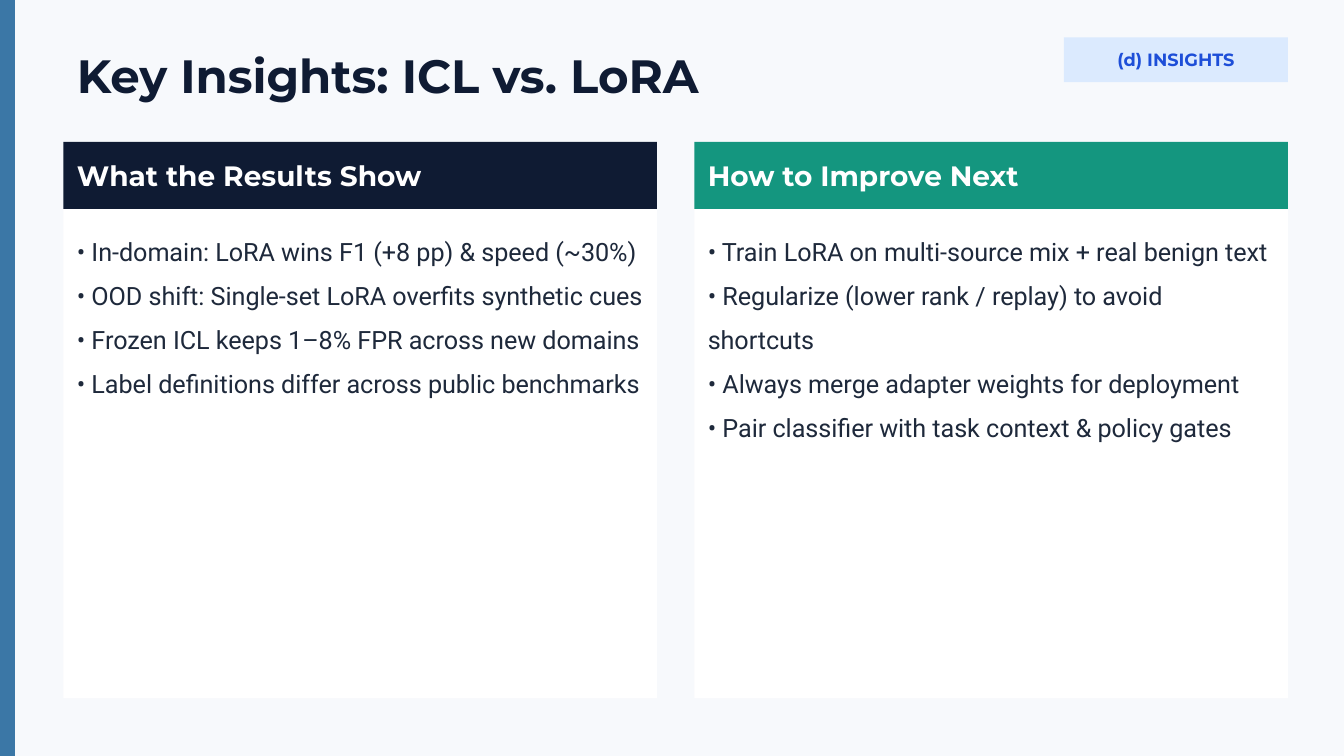
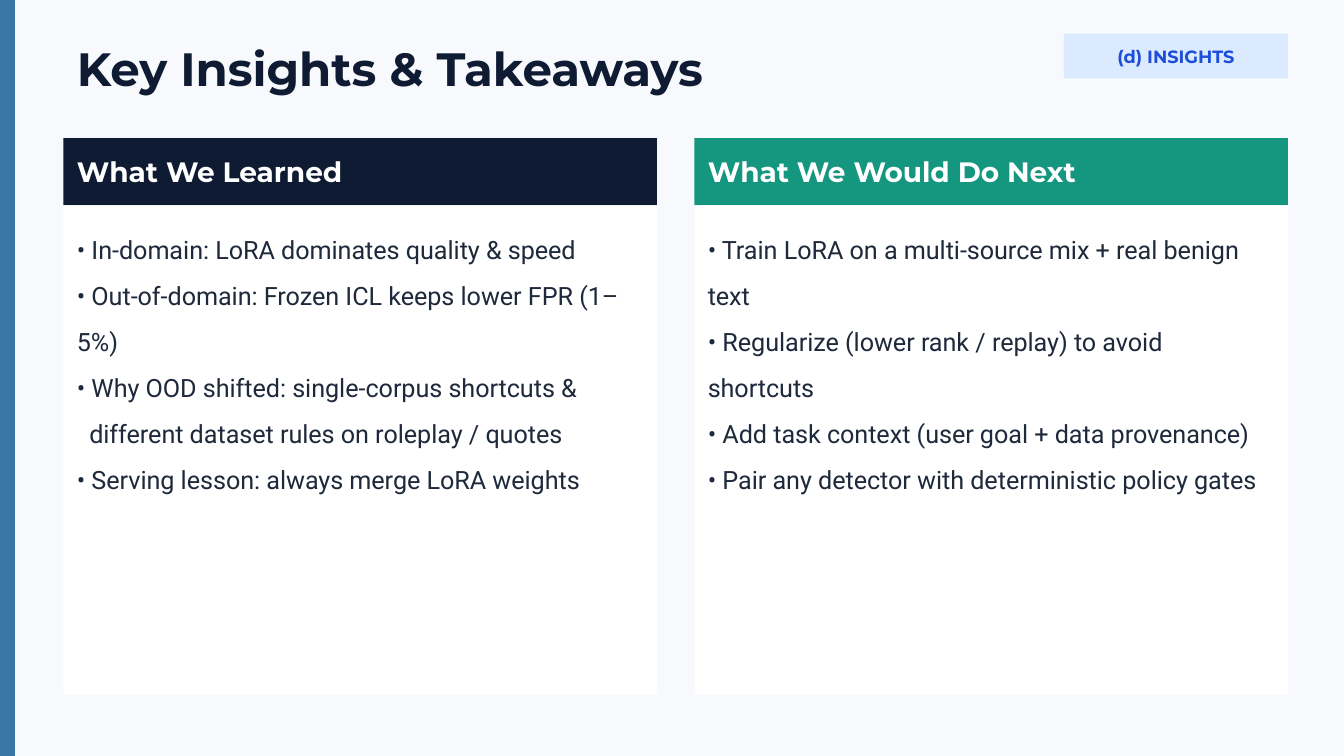
Before and after one commit to timothyleung1/AgentShield_TaskAware_PromptInjectionDetection_for_AutonomousAIAgents, a slide deck: slide 8 of presentation/AgentShield_Presentation.pptx (slide 10 before the commit). Drawn at 1344x756 pixels with LibreOffice and Linux fonts; fonts in the diff are those of the drawing. Boxes give left, top, right and bottom in pixels: in the first picture for what was removed or moved away, otherwise in the second. Text is boxed around its words. In the diff, an @@ line names an element or a change of style, - is before the commit and + after.

Commit message:
Streamline 9-slide presentation and focus external OOD evaluation on public Hugging Face datasets

```diff
--- a/presentation/AgentShield_Presentation.pptx
+++ b/presentation/AgentShield_Presentation.pptx
@@ text at <box>77,49,703,96</box>: text changed @@
-Key Insights: ICL vs. LoRA
+Key Insights & Takeaways
@@ 5 rectangles: place and size @@
-5 rectangles at <box>63,38,1289,699</box>
+5 rectangles at <box>63,34,1289,695</box>
@@ text in rectangle at <box>77,161,343,183</box>: text changed @@
-What the Results Show
+What We Learned
@@ text in rectangle at <box>708,161,1076,183</box>: text changed @@
-How to Improve Next
+What We Would Do Next
@@ text in rectangle at <box>77,240,618,495</box>: text changed @@
-• In-domain: LoRA wins F1 (+8 pp) & speed (~30%)
-• OOD shift: Single-set LoRA overfits synthetic cues
-• Frozen ICL keeps 1–8% FPR across new domains
-• Label definitions differ across public benchmarks
+• In-domain: LoRA dominates quality & speed
+• Out-of-domain: Frozen ICL keeps lower FPR (1–5%)
+• Why OOD shifted: single-corpus shortcuts &
+different dataset rules on roleplay / quotes
+• Serving lesson: always merge LoRA weights
@@ text in rectangle at <box>708,240,1239,306</box>: text changed @@
-• Train LoRA on multi-source mix + real benign text
+• Train LoRA on a multi-source mix + real benign text
@@ text in rectangle at <box>708,331,1162,398</box>: line spacing 1.46 to 1.52 @@
@@ text in rectangle at <box>722,423,1256,495</box>: text changed @@
-• Always merge adapter weights for deployment
-• Pair classifier with task context & policy gates
+• Add task context (user goal + data provenance)
+• Pair any detector with deterministic policy gates
```
Also in this commit, not shown: 2 other slides changed, 6 slides added, 8 slides removed, 6 other files.
